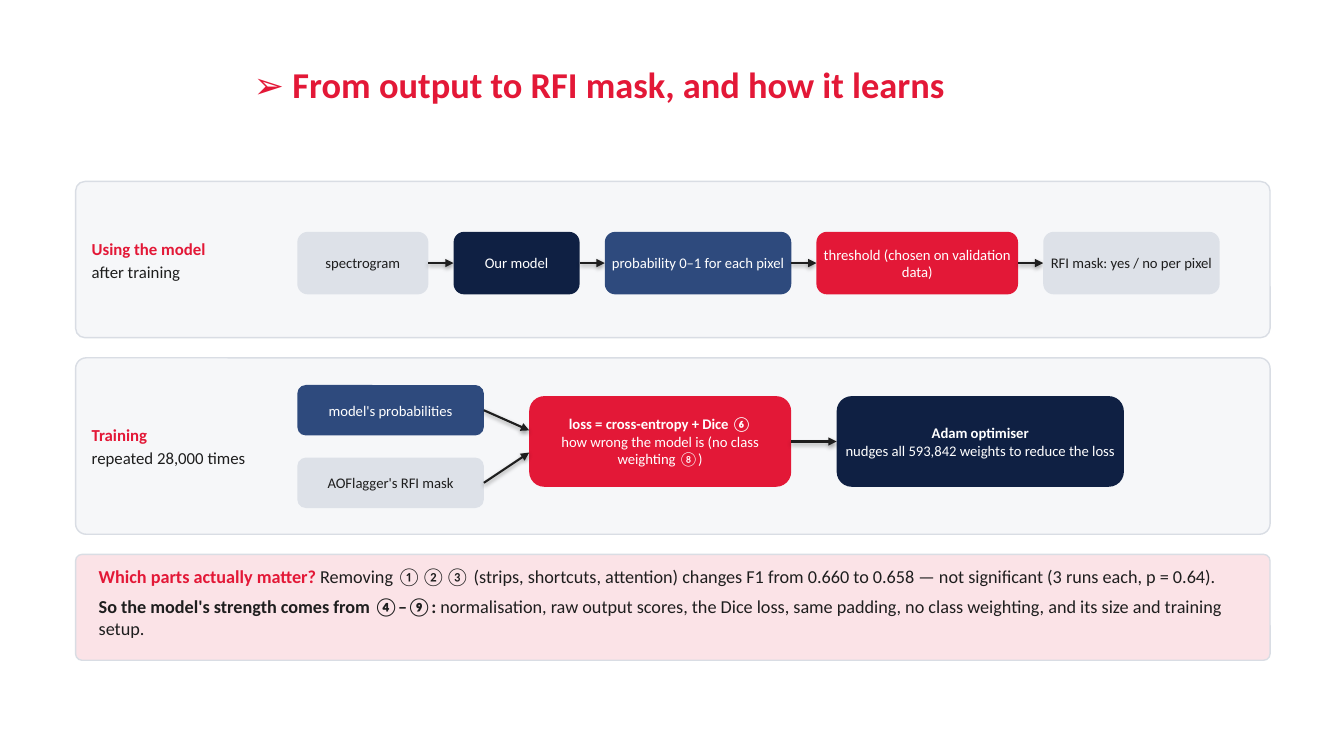
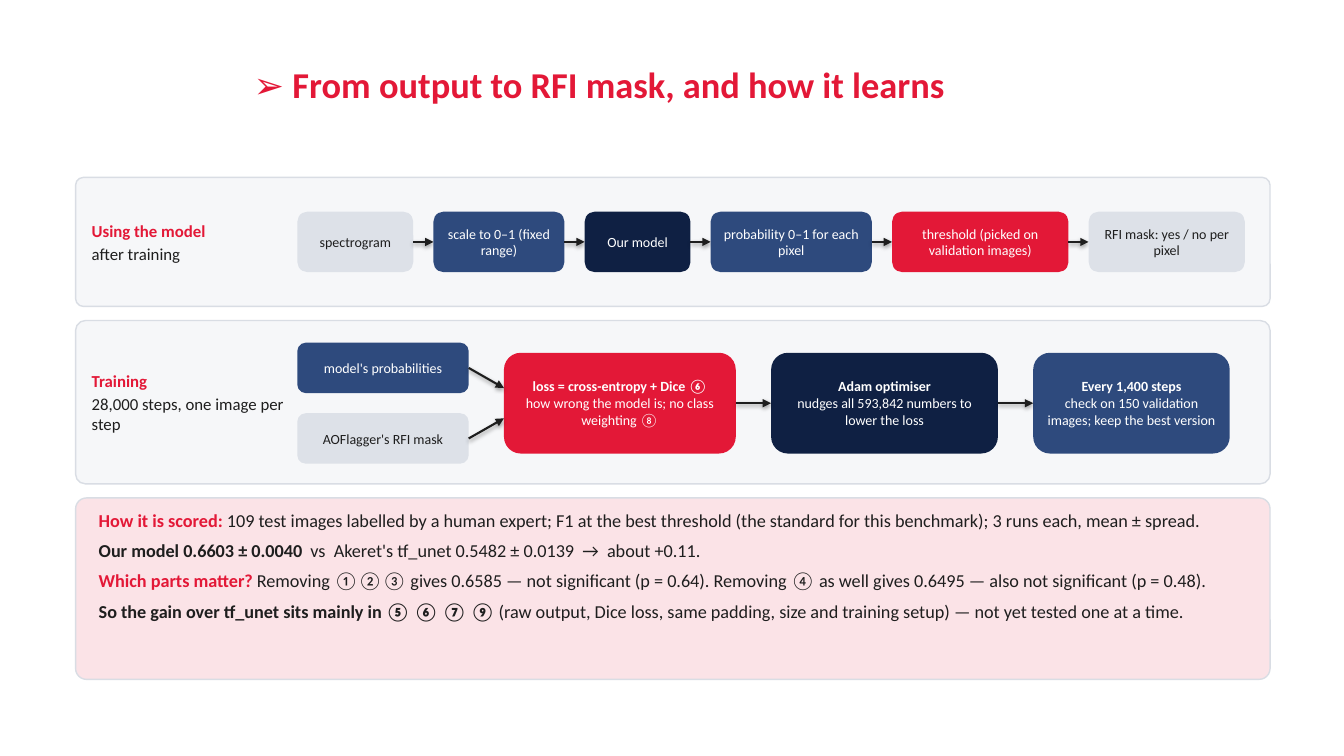
Before and after one commit to RonakSinghRaina/MP, a slide deck: slide 4 of Hybrid_Model_Schematic.pptx. Drawn at 1344x756 pixels with LibreOffice and Linux fonts; fonts in the diff are those of the drawing; background and template pictures are left out. Boxes give left, top, right and bottom in pixels: in the first picture for what was removed or moved away, otherwise in the second. Text is boxed around its words. In the diff, an @@ line names an element or a change of style, - is before the commit and + after.

```diff
--- a/Hybrid_Model_Schematic.pptx
+++ b/Hybrid_Model_Schematic.pptx
@@ rounded rectangle: place and size @@
-rounded rectangle at bbox=[76, 181, 1270, 338]
+rounded rectangle at bbox=[76, 177, 1270, 307]
@@ text "Using the model": place and size @@
-text "Using the model" at bbox=[92, 243, 205, 281]
+text "Using the model" at bbox=[92, 225, 205, 263]
@@ rounded rectangle "spectrogram": place and size @@
-rounded rectangle "spectrogram" at bbox=[297, 232, 429, 294]
+rounded rectangle "spectrogram" at bbox=[297, 212, 413, 272]
@@ rounded rectangle added at bbox=[434, 212, 565, 272], fill #2E4A7D, 10 pt, text #FFFFFF @@
+scale to 0–1 (fixed range)
@@ size 10.5 to 10 pt in 6 elements at bbox=[297, 212, 413, 272], bbox=[1089, 212, 1245, 272], bbox=[297, 343, 469, 393], bbox=[297, 413, 469, 464], bbox=[711, 212, 872, 272], bbox=[585, 212, 691, 272] @@
@@ rounded rectangle "Our model": place and size @@
-rounded rectangle "Our model" at bbox=[454, 232, 580, 294]
+rounded rectangle "Our model" at bbox=[585, 212, 691, 272]
@@ rounded rectangle "probability 0–1 for each pixel": place and size @@
-rounded rectangle "probability 0–1 for each pixel" at bbox=[605, 232, 791, 294]
+rounded rectangle "probability 0–1 for each pixel" at bbox=[711, 212, 872, 272]
@@ rounded rectangle "threshold (picked on validation images)": place and size @@
-rounded rectangle "threshold (picked on validation images)" at bbox=[817, 232, 1018, 294]
+rounded rectangle "threshold (picked on validation images)" at bbox=[892, 212, 1069, 272]
@@ text in rounded rectangle at bbox=[922, 229, 1039, 258]: text changed; size 10.5 to 10 pt @@
-threshold (chosen on validation data)
+threshold (picked on validation images)
@@ rounded rectangle "RFI mask: yes / no ...": place and size @@
-rounded rectangle "RFI mask: yes / no ..." at bbox=[1044, 232, 1220, 294]
+rounded rectangle "RFI mask: yes / no ..." at bbox=[1089, 212, 1245, 272]
@@ arrow moved from (429, 263) - (454, 263) to (413, 242) - (434, 242) @@
@@ arrow moved from (580, 263) - (605, 263) to (565, 242) - (585, 242) @@
@@ arrow moved from (791, 263) - (817, 263) to (691, 242) - (711, 242) @@
@@ arrow moved from (1018, 263) - (1044, 263) to (872, 242) - (892, 242) @@
@@ arrow added from (1069, 242) to (1089, 242), #1E1E1E 1.5 pt @@
@@ rounded rectangle: place and size @@
-rounded rectangle at bbox=[76, 358, 1270, 534]
+rounded rectangle at bbox=[76, 321, 1270, 484]
@@ text "Training": place and size @@
-text "Training" at bbox=[92, 429, 246, 467]
+text "Training" at bbox=[92, 375, 284, 433]
@@ rounded rectangle "model's probabilities": place and size @@
-rounded rectangle "model's probabilities" at bbox=[297, 385, 484, 436]
+rounded rectangle "model's probabilities" at bbox=[297, 343, 469, 393]
@@ rounded rectangle "loss = cross-entropy + Dice ...": place and size @@
-rounded rectangle "loss = cross-entropy + Dice ..." at bbox=[529, 396, 791, 487]
+rounded rectangle "loss = cross-entropy + Dice ..." at bbox=[504, 353, 736, 454]
@@ rounded rectangle "Adam optimiser": place and size @@
-rounded rectangle "Adam optimiser" at bbox=[837, 396, 1124, 487]
+rounded rectangle "Adam optimiser" at bbox=[771, 353, 998, 454]
@@ rounded rectangle added at bbox=[1033, 353, 1230, 454], fill #2E4A7D, 10 pt, text #FFFFFF @@
+Every 1,400 steps
+check on 150 validation images; keep the best version
@@ arrow moved from (484, 483) - (529, 453) to (469, 368) - (504, 388) @@
@@ text in rounded rectangle at bbox=[533, 380, 708, 394]: size 10.5 to 10 pt in "loss = cross-entropy + Dice ⑥" @@
@@ text in rounded rectangle at bbox=[838, 381, 930, 394]: size 10.5 to 10 pt in "Adam optimiser" @@
@@ text at bbox=[92, 398, 284, 433]: text changed @@
-repeated 28,000 times
+28,000 steps, one image per step
@@ rounded rectangle "AOFlagger's RFI mask": place and size @@
-rounded rectangle "AOFlagger's RFI mask" at bbox=[297, 458, 484, 508]
+rounded rectangle "AOFlagger's RFI mask" at bbox=[297, 413, 469, 464]
@@ arrow moved from (484, 410) - (529, 431) to (469, 439) - (504, 418) @@
@@ text in rounded rectangle at bbox=[526, 398, 714, 428]: text changed; size 10.5 to 10 pt @@
-how wrong the model is (no class weighting ⑧)
+how wrong the model is; no class weighting ⑧
@@ arrow moved from (791, 442) - (837, 442) to (736, 403) - (771, 403) @@
@@ text in rounded rectangle at bbox=[797, 398, 972, 425]: text changed; size 10.5 to 10 pt @@
-nudges all 593,842 weights to reduce the loss
+nudges all 593,842 numbers to lower the loss
@@ arrow added from (998, 403) to (1033, 403), #1E1E1E 1.5 pt @@
@@ rounded rectangle: place and size @@
-rounded rectangle at bbox=[76, 555, 1270, 660]
+rounded rectangle at bbox=[76, 498, 1270, 680]
@@ text at bbox=[99, 514, 1206, 622]: text changed @@
-Which parts actually matter? Removing ①②③ (strips, shortcuts, attention) changes F1 from 0.660 to 0.658 — not significant (3 runs each, p = 0.64).
-So the model's strength comes from ④–⑨: normalisation, raw output scores, the Dice loss, same padding, no class weighting, and its size and training setup.
+How it is scored: 109 test images labelled by a human expert; F1 at the best threshold (the standard for this benchmark); 3 runs each, mean ± spread.
+Our model 0.6603 ± 0.0040 vs Akeret's tf_unet 0.5482 ± 0.0139 → about +0.11.
+Which parts matter? Removing ①②③ gives 0.6585 — not significant (p = 0.64). Removing ④ as well gives 0.6495 — also not significant (p = 0.48).
+So the gain over tf_unet sits mainly in ⑤ ⑥ ⑦ ⑨ (raw output, Dice loss, same padding, size and training setup) — not yet tested one at a time.
```
Also in this commit, not shown: 3 other slides changed, 3 other files.
